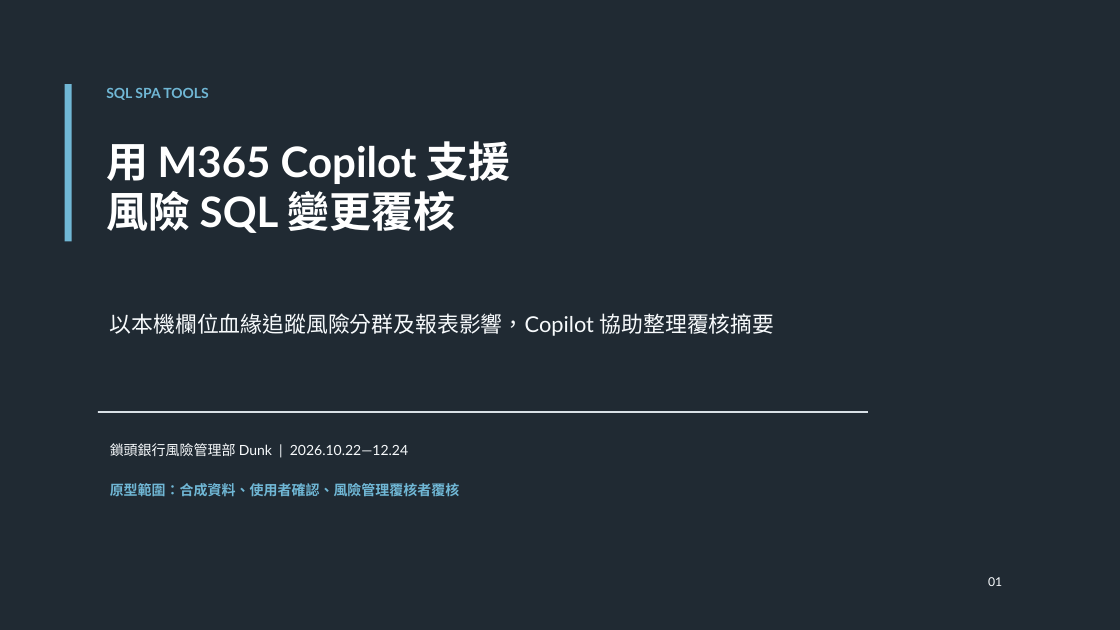
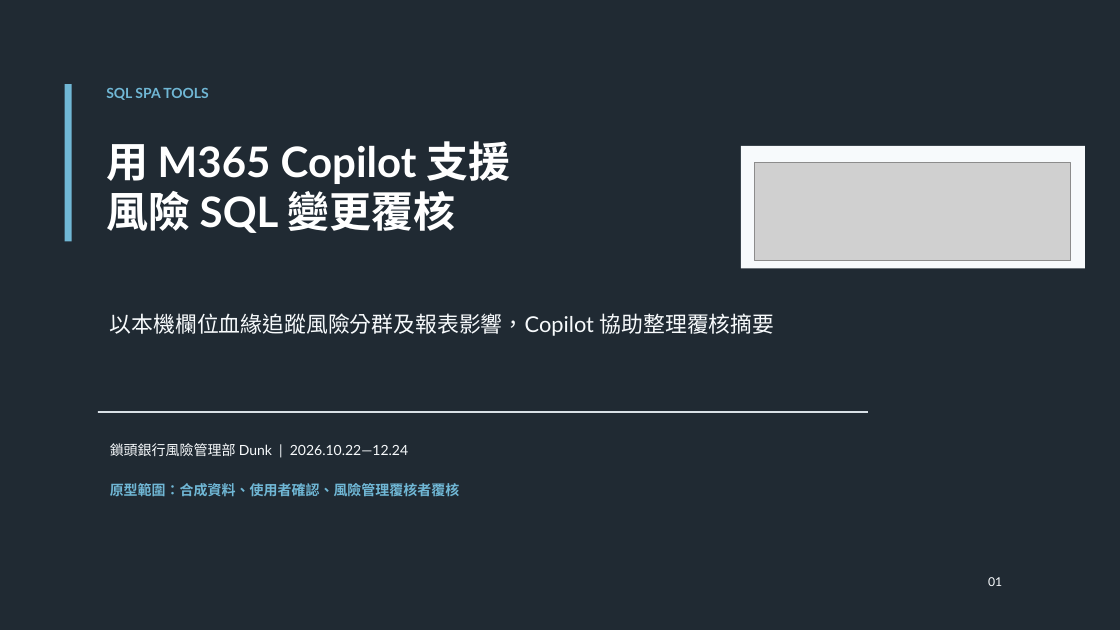
Before and after one commit to DunkLiao/copilot-sql-workbench, a slide deck: slide 1 of 參賽準備/參賽文件/SQL_SPA_Tools_競賽簡報.pptx. Drawn at 1120x630 pixels with LibreOffice and Linux fonts; fonts in the diff are those of the drawing; grey boxes stand for pictures. Boxes give left, top, right and bottom in pixels: in the first picture for what was removed or moved away, otherwise in the second. Text is boxed around its words. In the diff, an @@ line names an element or a change of style, - is before the commit and + after.

```diff
--- a/參賽準備/參賽文件/SQL_SPA_Tools_競賽簡報.pptx
+++ b/參賽準備/參賽文件/SQL_SPA_Tools_競賽簡報.pptx
@@ rectangle added at [741, 146, 1086, 269], fill #F7FAFC @@
@@ picture added at [755, 162, 1071, 261] @@
```
Also in this commit, not shown: 8 other files.
